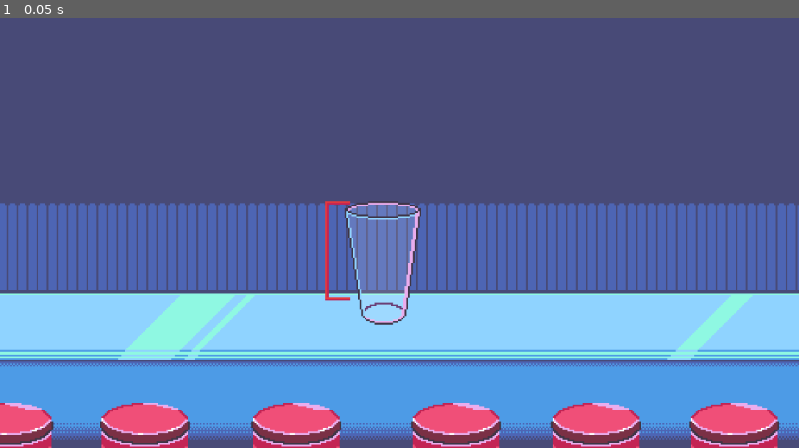
Above: before the commit, frame 1.
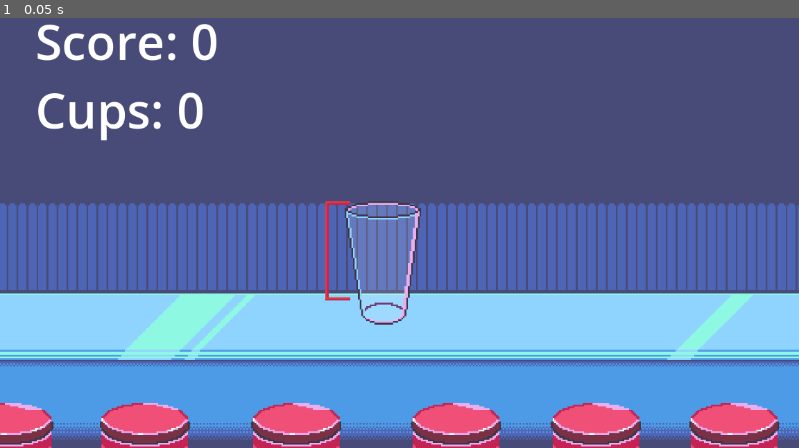
Above: after the commit, the same moment.

Repository: chaseman2505/CasualGameDev
Game: Godot game, scene res://game.tscn
Same seed, same stepped clock (60 frames per second), same inputs: the game is played once before the commit and once after it.
Inputs:
- Up to frame 1 (0.05 s): no input

The runs differ from the first frame. In frame 1, 1.3% of the frame differs, in the area x 4-28%, y 1-29%.

Commit message:
Added score label

Diff:
--- a/SodaSplash/soda-splash/GameManager.gd
+++ b/SodaSplash/soda-splash/GameManager.gd
@@ -1,6 +1,7 @@
 extends Node2D
 
 @onready var cup = get_node("Cup")
+@onready var scoreLabel = get_node("ScoreLabel")
 @onready var fillIndicatorTop = get_node("Cup/FillIndicatorTop")
 @onready var fillIndicatorBottom = get_node("Cup/FillIndicatorTop/FillIndicatorBottom")
 var finishedPouring = false
@@ -17,8 +18,9 @@
 
 # Called every frame. 'delta' is the elapsed time since the previous frame.
 func _process(delta: float) -> void:
-	if Input.is_mouse_button_pressed(MOUSE_BUTTON_LEFT) and overflowing == false:
-		cup.value += 10 * delta
+	if Input.is_mouse_button_pressed(MOUSE_BUTTON_LEFT) and overflowing == false and finishedPouring == false:
+		cup.value += 50 * delta
+		scoreLabel.text = "Score: " + str(int(score)) + "\nCups: " + str(cups)
 		if cup.value > 100:
 			Lose()
 
@@ -51,10 +53,9 @@
 	if cup.value <= 100 and cup.value >= minLevel:
 		cups += 1
 		score += cup.value
-		print(cups)
-		print(score)
+		scoreLabel.text = "Score: " + str(int(score)) + "\nCups: " + str(cups)
 		if minLevel < 95:
-			minLevel += 5
+			minLevel += 10
 		elif minLevel < 99:
 			minLevel += 1
 	elif overflowing == false:
--- a/SodaSplash/soda-splash/game.tscn
+++ b/SodaSplash/soda-splash/game.tscn
@@ -8,15 +8,27 @@
 [ext_resource type="Texture2D" uid="uid://bbn0w8xyrclr5" path="res://Textures/FillIndicatorTop.png" id="5_ryrav"]
 [ext_resource type="Texture2D" uid="uid://dn3iie5lnwc1j" path="res://Textures/FillIndicatorBottom.png" id="6_eow3j"]
 
-[node name="Game" type="Node2D"]
+[sub_resource type="LabelSettings" id="LabelSettings_eow3j"]
+font_size = 70
+
+[node name="Game" type="Node2D" unique_id=1545970806]
 script = ExtResource("1_eow3j")
 
-[node name="GameBackground" type="Sprite2D" parent="."]
+[node name="GameBackground" type="Sprite2D" parent="." unique_id=1566850607]
 position = Vector2(576, 324)
 scale = Vector2(0.4, 0.4)
 texture = ExtResource("1_fc0e3")
 
-[node name="Cup" type="TextureProgressBar" parent="."]
+[node name="ScoreLabel" type="Label" parent="." unique_id=931768211]
+offset_left = 51.0
+offset_top = 13.0
+offset_right = 315.0
+offset_bottom = 208.0
+text = "Score: 0
+Cups: 0"
+label_settings = SubResource("LabelSettings_eow3j")
+
+[node name="Cup" type="TextureProgressBar" parent="." unique_id=772956327]
 offset_left = 496.99997
 offset_top = 291.99997
 offset_right = 773.0
@@ -30,7 +42,7 @@
 texture_over = ExtResource("3_ryrav")
 texture_progress = ExtResource("4_eow3j")
 
-[node name="FillIndicatorTop" type="TextureProgressBar" parent="Cup"]
+[node name="FillIndicatorTop" type="TextureProgressBar" parent="Cup" unique_id=782644664]
 layout_mode = 0
 offset_left = -70.0
 offset_right = 20.0
@@ -40,7 +52,7 @@
 fill_mode = 2
 texture_progress = ExtResource("5_ryrav")
 
-[node name="FillIndicatorBottom" type="Sprite2D" parent="Cup/FillIndicatorTop"]
+[node name="FillIndicatorBottom" type="Sprite2D" parent="Cup/FillIndicatorTop" unique_id=514620144]
 position = Vector2(45, 225)
 scale = Vector2(0.99999994, 0.99999994)
 texture = ExtResource("6_eow3j")
Not shown: 1 places in SodaSplash/soda-splash/game.tscn that only renumber resources
